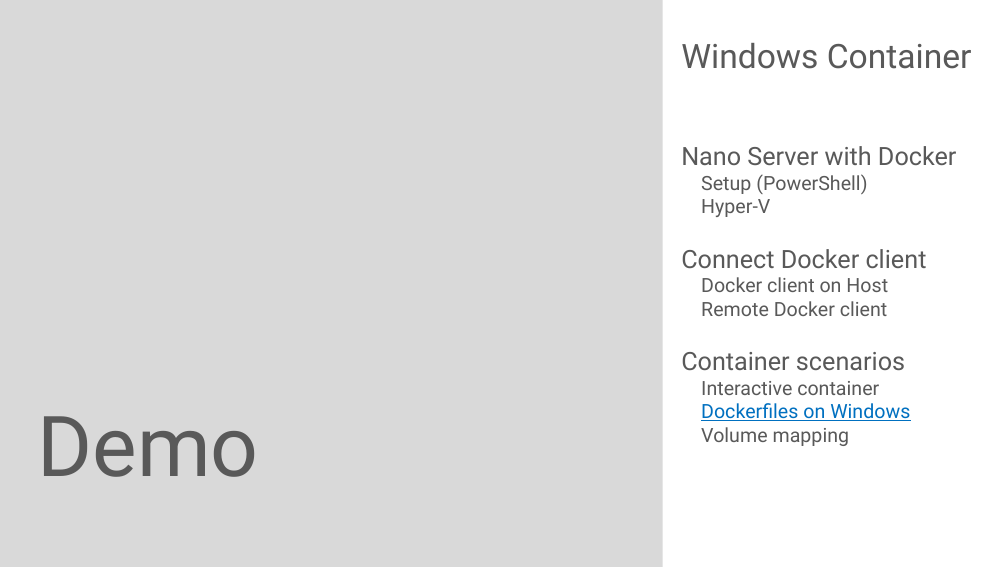
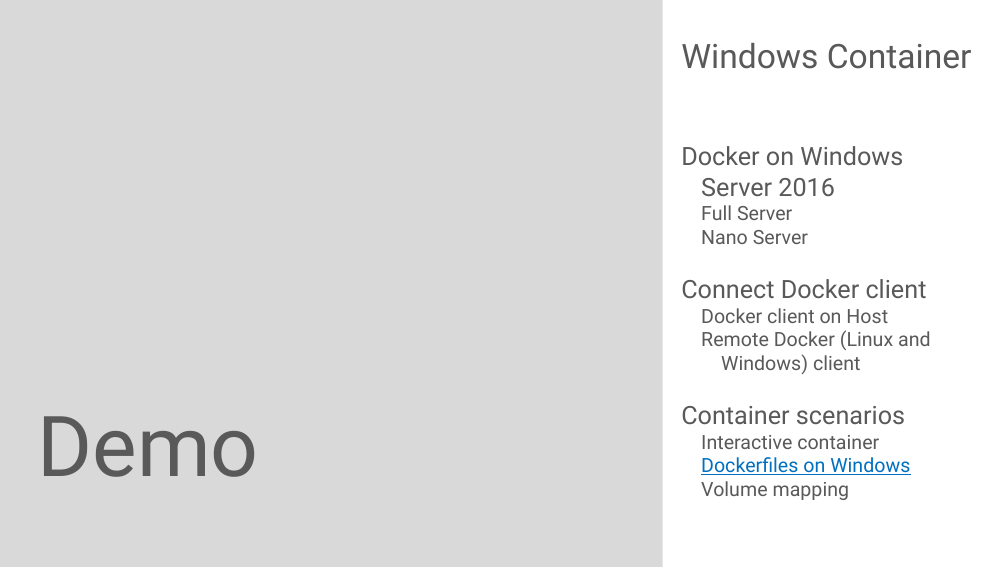
Before and after one commit to rstropek/DockerVS2015Intro, a slide deck: slide 16 of slides/Containers-Microsoft-Universe.pptx. Drawn at 1008x567 pixels with LibreOffice and Linux fonts; fonts in the diff are those of the drawing. Boxes give left, top, right and bottom in pixels: in the first picture for what was removed or moved away, otherwise in the second. Text is boxed around its words. In the diff, an @@ line names an element or a change of style, - is before the commit and + after.

Commit message:
Refresh slides and samples for Nano Server and containers

```diff
--- a/slides/Containers-Microsoft-Universe.pptx
+++ b/slides/Containers-Microsoft-Universe.pptx
@@ text at box(681, 146, 903, 244): text changed; size 14 to 18 pt @@
-Nano Server with Docker
-  Setup (PowerShell)
-  Hyper-V
+Docker on Windows
+Server 2016
+  Full Server
+  Nano Server
@@ text at box(701, 330, 931, 374): text changed @@
-  Remote Docker client
+  Remote Docker (Linux and Windows) client
```
Also in this commit, not shown: 5 other slides changed, 4 slides added, 1 slide removed, 6 other files.
